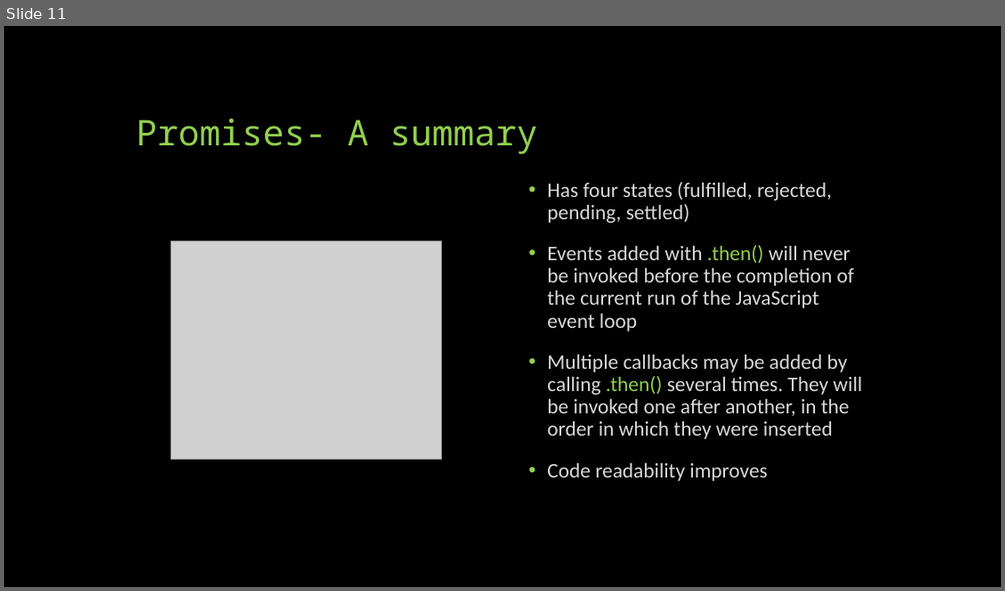
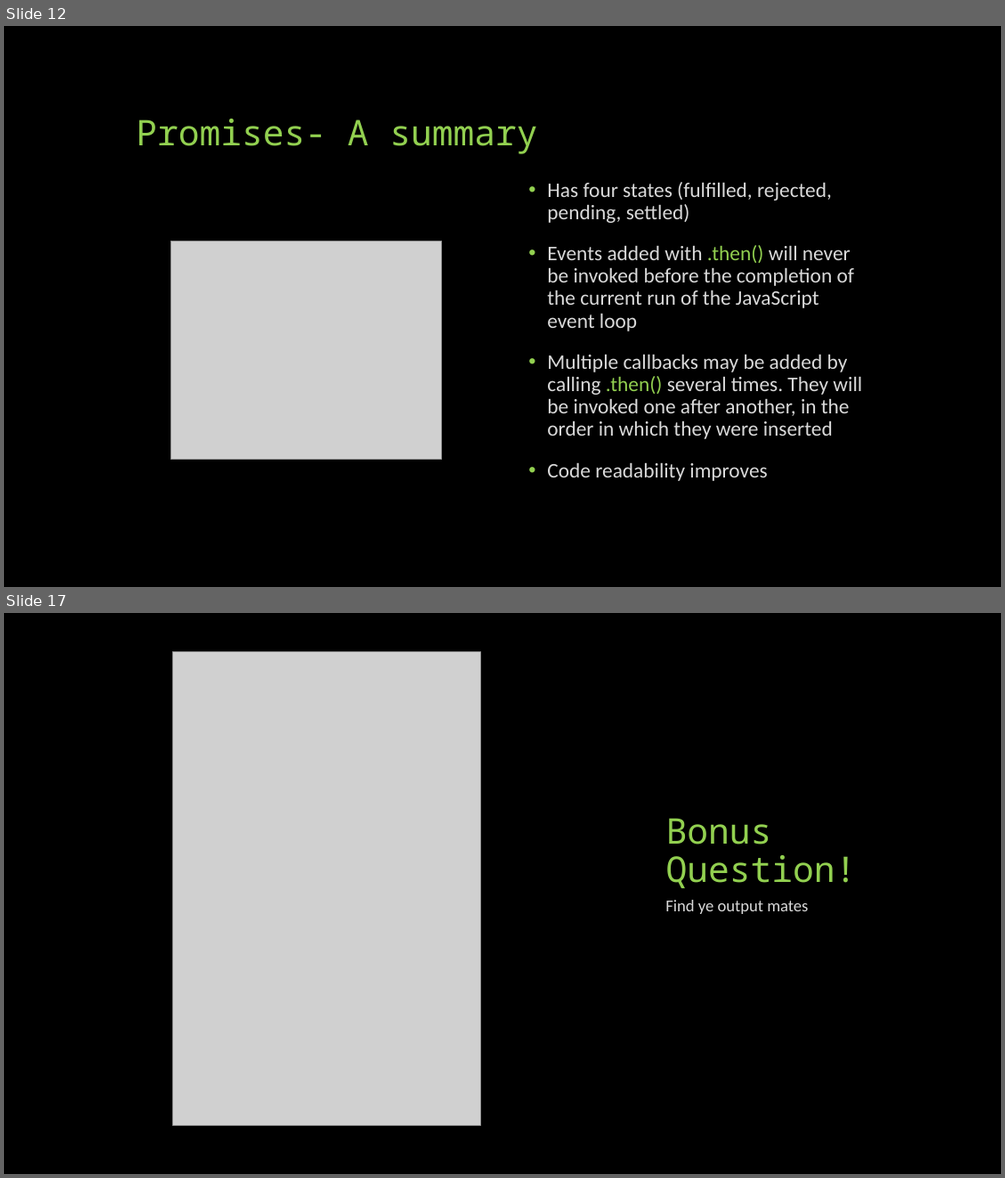
Before and after one commit to sneaky-potato/KOSS-Selection-Tasks, a slide deck: Async Await Promises and Callbacks in JavaScript.pptx. Shown one above the other, each under a label of ours: slide 11 before the commit, slides 12 and 17 after it; the slides between them are not shown. The pictures are 1005x591 and 1005x1178 pixels, drawn with LibreOffice and Linux fonts; fonts in the diff are those of the drawing; grey boxes stand for pictures. Boxes give left, top, right and bottom in pixels: in the first picture for what was removed or moved away, otherwise in the second. Text is boxed around its words. In the diff, an @@ line names an element or a change of style, - is before the commit and + after.

```diff
--- a/Async Await Promises and Callbacks in JavaScript.pptx
+++ b/Async Await Promises and Callbacks in JavaScript.pptx
@@ slide 17 added at [4, 613, 1001, 1174], background #000000 @@
@@ picture added at [173, 652, 480, 1126] @@
@@ title added at [666, 818, 857, 888], 34 pt, text #92D050 @@
+Bonus Question!
@@ text added at [665, 900, 808, 914], 16 pt, text #D9D9D9 @@
+Find ye output mates
@@ what was slide 11 is now slide 12 @@
```
Also in this commit, not shown: 3 slides changed, 4 other slides added, 1 slide removed.
